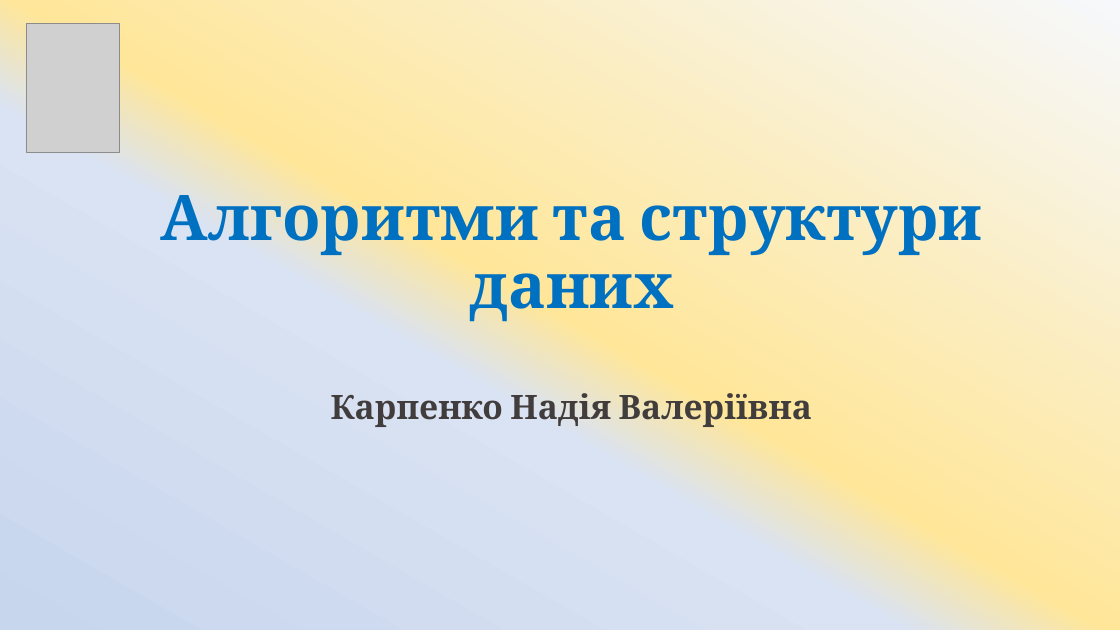
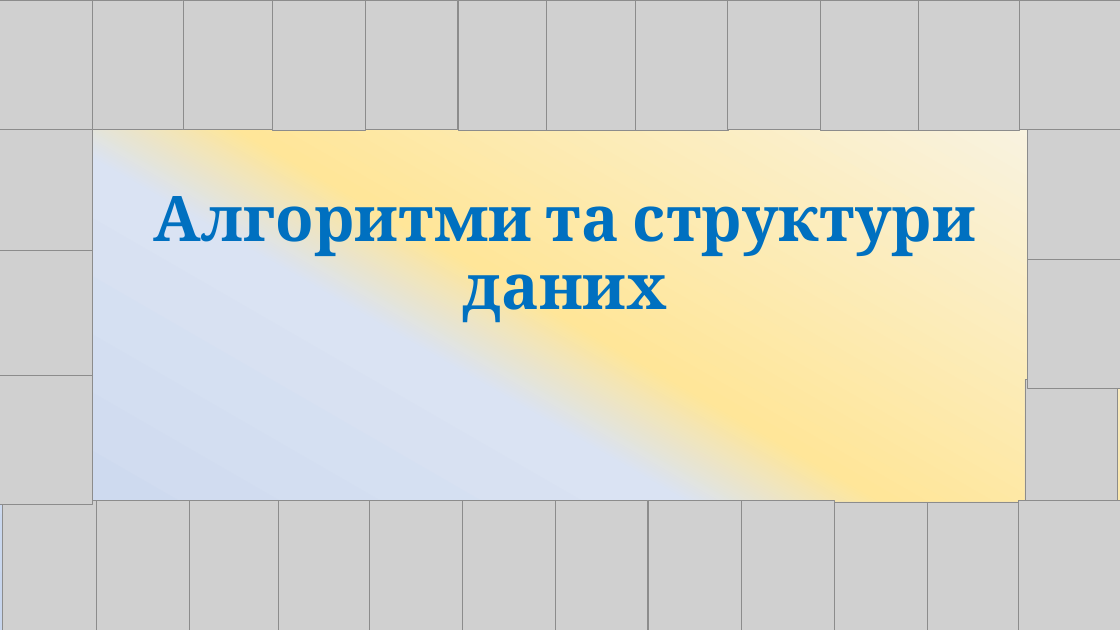
Before and after one commit to ArtemKlym/git_presentation, a slide deck: slide 1 of Git_1 part.pptx. Drawn at 1120x630 pixels with LibreOffice and Linux fonts; fonts in the diff are those of the drawing; grey boxes stand for pictures. Boxes give left, top, right and bottom in pixels: in the first picture for what was removed or moved away, otherwise in the second. Text is boxed around its words. In the diff, an @@ line names an element or a change of style, - is before the commit and + after.

```diff
--- a/Git_1 part.pptx
+++ b/Git_1 part.pptx
@@ picture: place and size @@
-picture at <box>27,23,119,152</box>
+picture at <box>0,0,92,129</box>
@@ picture added at <box>92,0,185,129</box> @@
@@ picture added at <box>183,0,276,129</box> @@
@@ picture added at <box>272,1,365,130</box> @@
@@ picture added at <box>365,0,458,129</box> @@
@@ picture added at <box>458,1,550,130</box> @@
@@ picture added at <box>547,1,639,130</box> @@
@@ picture added at <box>635,1,728,130</box> @@
@@ picture added at <box>728,0,820,129</box> @@
@@ picture added at <box>821,1,921,130</box> @@
@@ picture added at <box>919,1,1020,130</box> @@
@@ picture added at <box>1019,0,1120,129</box> @@
@@ picture added at <box>0,129,92,259</box> @@
@@ picture added at <box>1028,129,1120,259</box> @@
@@ title at <box>153,182,976,326</box>: text changed @@
-Алгоритми та структури даних
-Карпенко Надія Валеріївна
+Алгоритми та структури даних
@@ picture added at <box>0,250,92,380</box> @@
@@ picture added at <box>1028,260,1120,389</box> @@
@@ picture added at <box>0,376,92,505</box> @@
@@ picture added at <box>1025,380,1117,509</box> @@
@@ picture added at <box>3,501,99,630</box> @@
@@ picture added at <box>97,501,189,630</box> @@
@@ picture added at <box>186,501,278,630</box> @@
@@ picture added at <box>276,501,369,630</box> @@
@@ picture added at <box>370,501,462,630</box> @@
@@ picture added at <box>463,501,555,630</box> @@
@@ picture added at <box>555,501,648,630</box> @@
@@ picture added at <box>649,501,741,630</box> @@
@@ picture added at <box>742,501,834,630</box> @@
@@ picture added at <box>834,502,927,630</box> @@
@@ picture added at <box>928,502,1020,630</box> @@
@@ picture added at <box>1019,501,1120,630</box> @@
```
Also in this commit, not shown: 2 other slides changed, 1 slide added.
